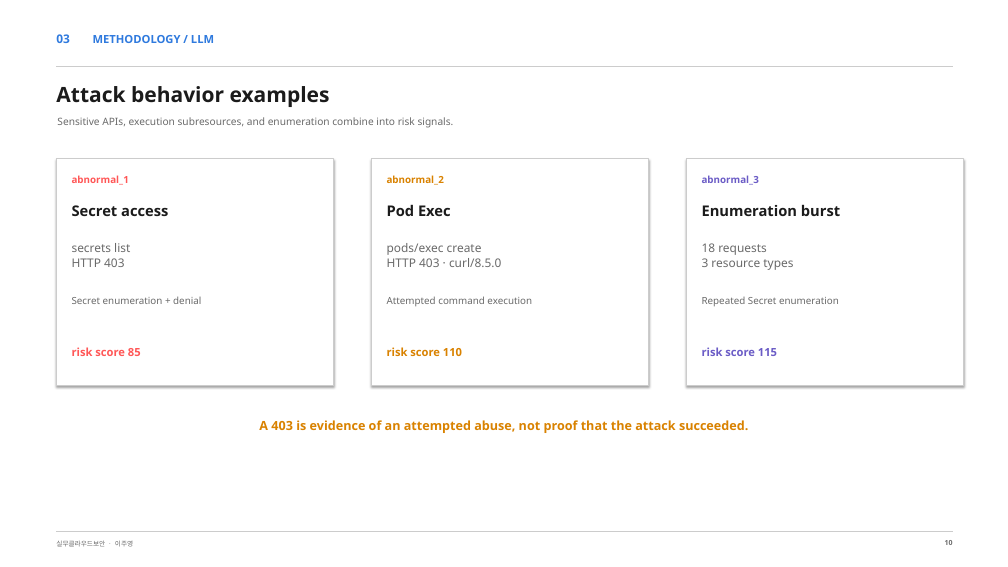
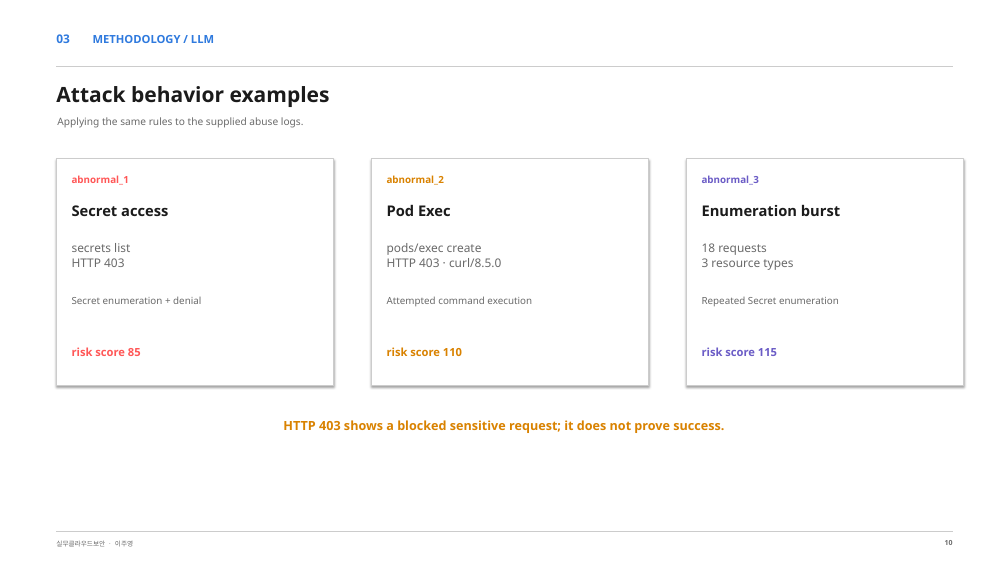
Before and after one commit to leeju0/Cloud_PBL, a slide deck: slide 10 of presentation/api_credential_abuse_detection.pptx. Drawn at 1008x567 pixels with LibreOffice and Linux fonts; fonts in the diff are those of the drawing. Boxes give left, top, right and bottom in pixels: in the first picture for what was removed or moved away, otherwise in the second. Text is boxed around its words. In the diff, an @@ line names an element or a change of style, - is before the commit and + after.

```diff
--- a/presentation/api_credential_abuse_detection.pptx
+++ b/presentation/api_credential_abuse_detection.pptx
@@ text at <box>57,117,304,128</box>: text changed @@
-Sensitive APIs, execution subresources, and enumeration combine into risk signals.
+Applying the same rules to the supplied abuse logs.
@@ text at <box>283,420,724,433</box>: text changed @@
-A 403 is evidence of an attempted abuse, not proof that the attack succeeded.
+HTTP 403 shows a blocked sensitive request; it does not prove success.
```
Also in this commit, not shown: 11 other slides changed, 1 other file.
